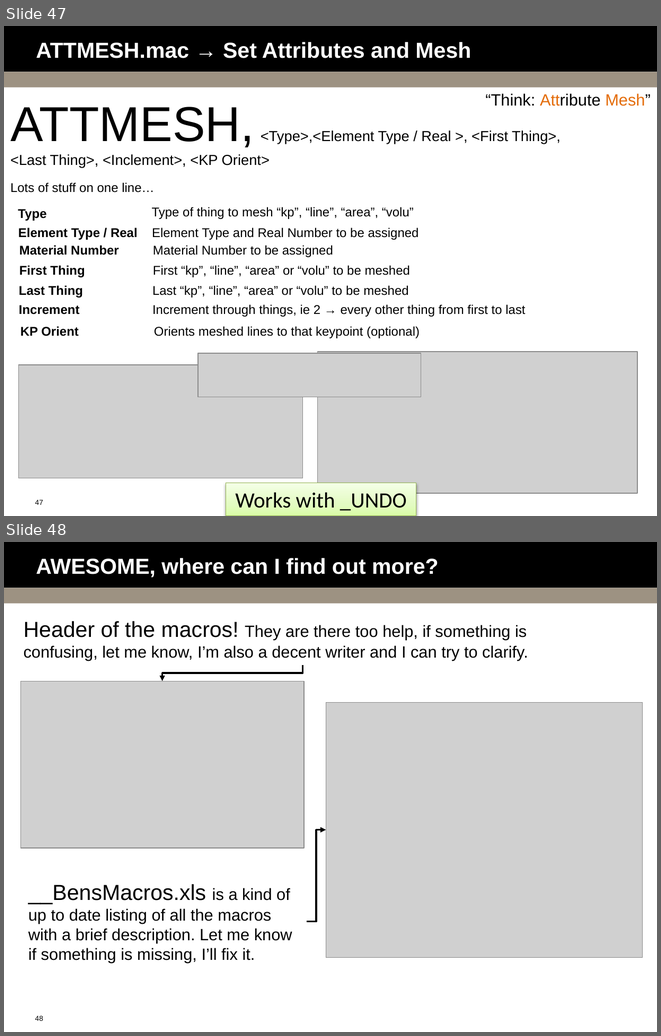
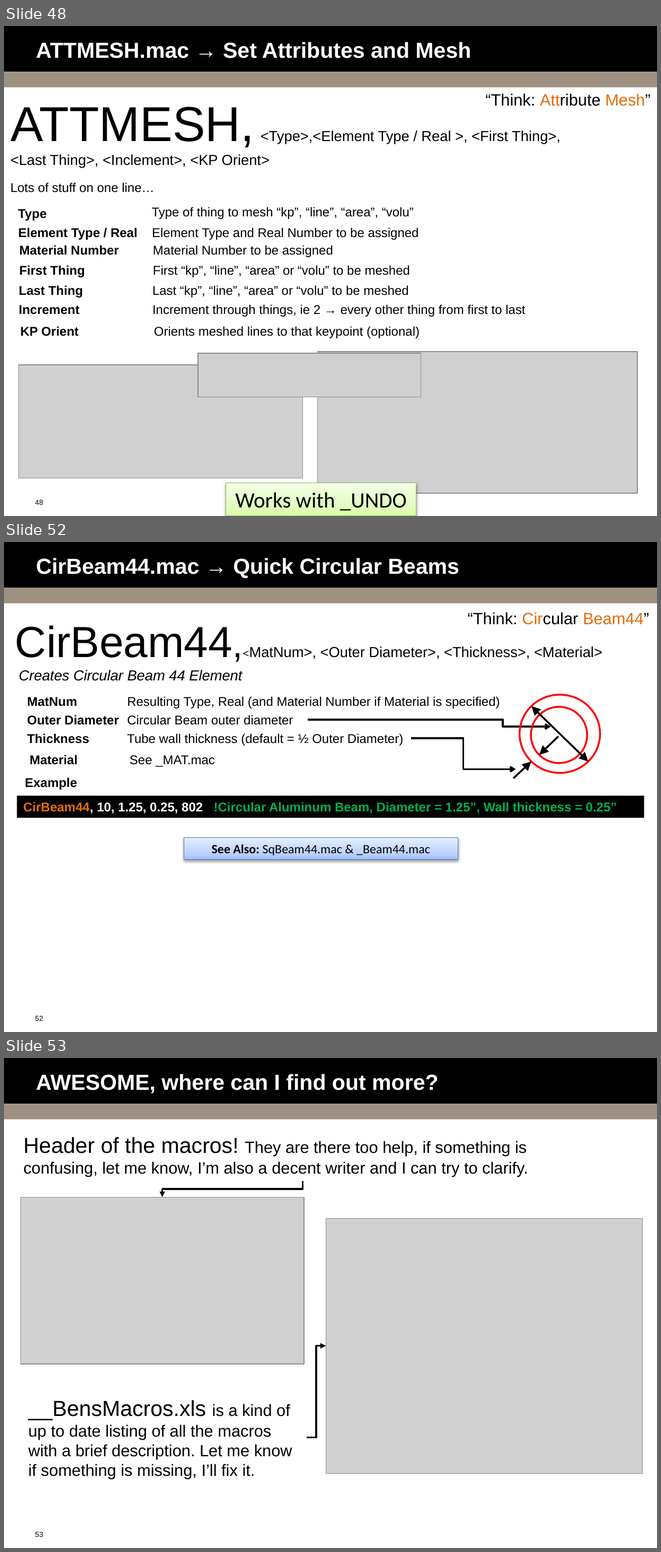
Before and after one commit to bguest/ansys-macros, a slide deck: Macro-Mania.pptx. Shown one above the other, each under a label of ours: slides 47 and 48 before the commit, slides 48, 52 and 53 after it; the slides between them are not shown. The pictures are 661x1036 and 661x1552 pixels, drawn with LibreOffice and Linux fonts; fonts in the diff are those of the drawing; grey boxes stand for pictures; background and template pictures are left out. Boxes give left, top, right and bottom in pixels: in the first picture for what was removed or moved away, otherwise in the second. Text is boxed around its words. In the diff, an @@ line names an element or a change of style, - is before the commit and + after.

```diff
--- a/Macro-Mania.pptx
+++ b/Macro-Mania.pptx
@@ slide 52 added at (4,542,657,1032), background #FFFFFF; not listed: 3 template elements that a slide beside it also shows @@
@@ title added at (36,558,459,578), 24 pt, text #FFFFFF, bold @@
+CirBeam44.mac → Quick Circular Beams
@@ text added at (468,612,649,625), 18 pt, text #000000 @@
+“Think: Circular Beam44”
@@ text added at (15,625,602,659), 16 pt, text #000000 @@
+CirBeam44,<MatNum>, <Outer Diameter>, <Thickness>, <Material>
@@ text added at (19,670,242,681), 16 pt, text #000000, italic @@
+Creates Circular Beam 44 Element
@@ text added at (27,697,78,706), 14 pt, text #000000, bold @@
+MatNum
@@ text added at (127,696,500,708), 14 pt, text #000000 @@
+Resulting Type, Real (and Material Number if Material is specified)
@@ text added at (27,715,119,725), 14 pt, text #000000, bold @@
+Outer Diameter
@@ text added at (127,715,293,725), 14 pt, text #000000 @@
+Circular Beam outer diameter
@@ elbow arrow added from (308, 720) to (550, 727), #000000 2 pt @@
@@ text added at (27,733,89,743), 14 pt, text #000000, bold @@
+Thickness
@@ text added at (127,733,403,746), 14 pt, text #000000 @@
+Tube wall thickness (default = ½ Outer Diameter)
@@ elbow arrow added from (411, 738) to (516, 769), #000000 2 pt @@
@@ text added at (29,755,78,765), 14 pt, text #000000, bold @@
+Material
@@ text added at (130,755,215,767), 14 pt, text #000000 @@
+See _MAT.mac
@@ group added at (513,695,600,778): 2 ellipses, 2 arrows, 1 double arrow @@
@@ text added at (25,777,77,790), 14 pt, text #000000, bold @@
+Example
@@ rectangle added at (17,795,644,818), fill #000000, 14 pt, text #00B050, bold @@
+CirBeam44, 10, 1.25, 0.25, 802 !Circular Aluminum Beam, Diameter = 1.25”, Wall thickness = 0.25”
@@ rectangle added at (184,837,458,859), fill gradient #A4C4FF to #BFD4FF to #E6EEFF, outline #4B7EBC 0.75 pt, 14 pt, text #000000 @@
+See Also: SqBeam44.mac & _Beam44.mac
@@ what was slide 47 is now slide 48 @@
@@ page number at (35,499,43,505): text changed @@
-47
+48
@@ what was slide 48 is now slide 53 @@
@@ page number at (35,1531,43,1537): text changed @@
-48
+53
```
Also in this commit, not shown: 1 slide changed, 4 other slides added, 9 other files.
